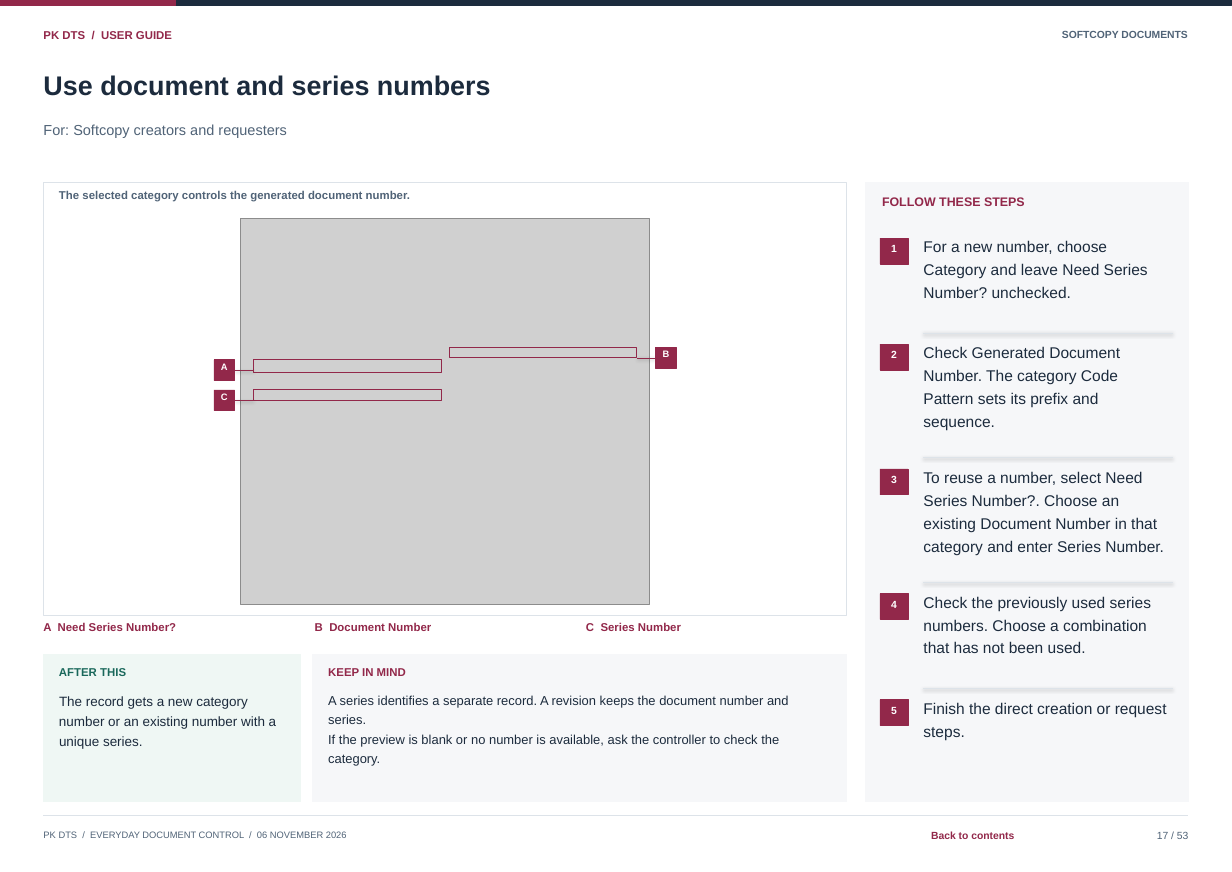
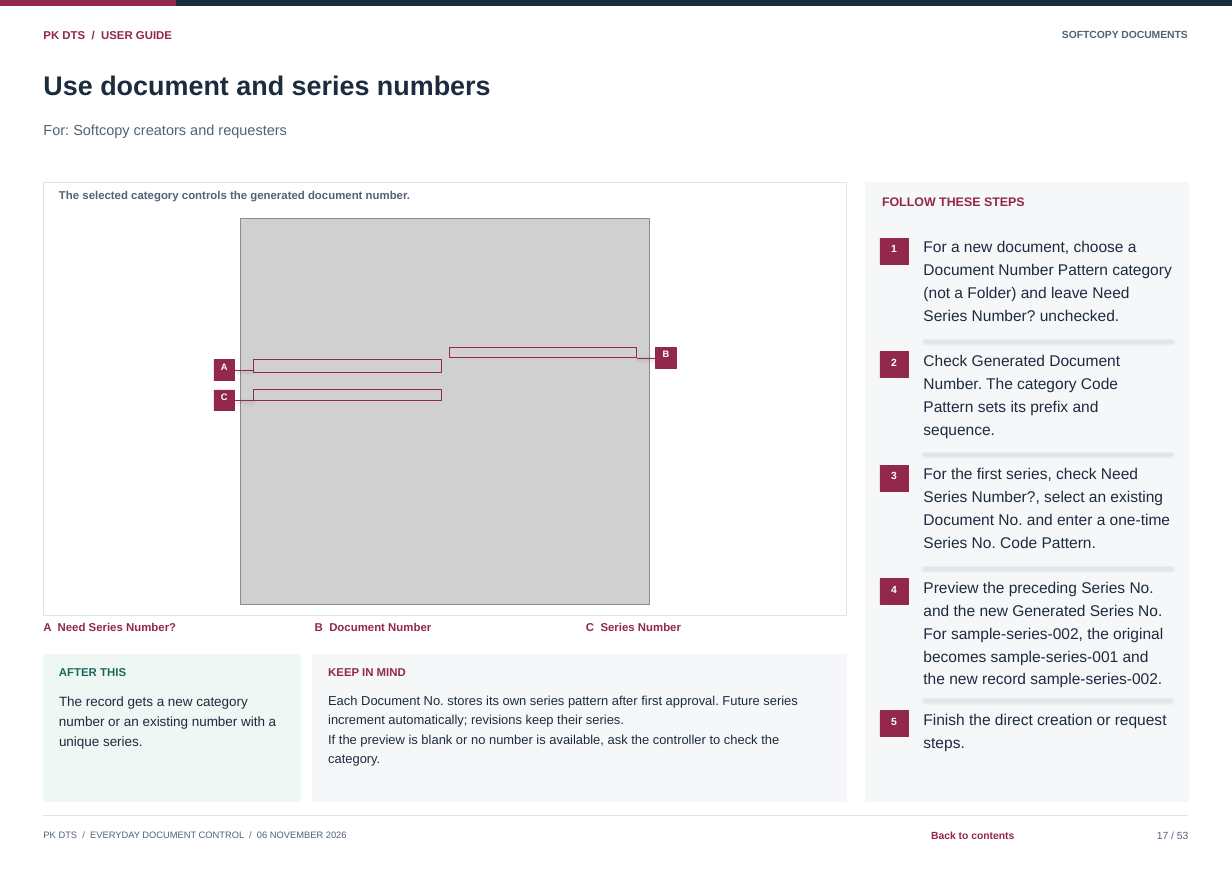
Before and after one commit to curib123/pk_document_tracking_system, a slide deck: slide 17 of docs/system-documentation/PK_DTS_User_Guide.pptx. Drawn at 1232x872 pixels with LibreOffice and Linux fonts; fonts in the diff are those of the drawing; grey boxes stand for pictures. Boxes give left, top, right and bottom in pixels: in the first picture for what was removed or moved away, otherwise in the second. Text is boxed around its words. In the diff, an @@ line names an element or a change of style, - is before the commit and + after.

```diff
--- a/docs/system-documentation/PK_DTS_User_Guide.pptx
+++ b/docs/system-documentation/PK_DTS_User_Guide.pptx
@@ text at box(923, 240, 1137, 254): text changed @@
-For a new number, choose
+For a new document, choose a
@@ text at box(923, 263, 1172, 279): text changed @@
-Category and leave Need Series
+Document Number Pattern category
@@ text added at box(923, 286, 1129, 302), 15 pt, text #1C2B3D @@
+(not a Folder) and leave Need
@@ text at box(923, 309, 1119, 321): text changed @@
-Number? unchecked.
+Series Number? unchecked.
@@ text "Check Generated Document": place and size @@
-text "Check Generated Document" at box(923, 346, 1120, 358)
+text "Check Generated Document" at box(923, 354, 1120, 366)
@@ text "Number. The category Code": place and size @@
-text "Number. The category Code" at box(923, 369, 1118, 385)
+text "Number. The category Code" at box(923, 377, 1118, 392)
@@ 1 line, 1 rectangle, 1 text: place and size @@
-1 line, 1 rectangle, 1 text at box(880, 458, 1173, 495)
+1 line, 1 rectangle, 1 text at box(880, 454, 1173, 491)
@@ text at box(923, 467, 1138, 481): text changed @@
-Series Number?. Choose an
+For the first series, check Need
@@ text removed at box(923, 471, 1142, 485) @@
-To reuse a number, select Need
@@ text at box(923, 490, 1163, 506): text changed @@
-existing Document Number in that
+Series Number?, select an existing
@@ text at box(923, 513, 1170, 525): text changed @@
-category and enter Series Number.
+Document No. and enter a one-time
@@ text added at box(923, 536, 1096, 548), 15 pt, text #1C2B3D @@
+Series No. Code Pattern.
@@ 1 line, 1 rectangle, 1 text: place and size @@
-1 line, 1 rectangle, 1 text at box(880, 582, 1173, 619)
+1 line, 1 rectangle, 1 text at box(880, 567, 1173, 604)
@@ text at box(923, 581, 1154, 596): text changed @@
-numbers. Choose a combination
+Preview the preceding Series No.
@@ text at box(923, 604, 1162, 616): text changed @@
-Check the previously used series
+and the new Generated Series No.
@@ text added at box(923, 627, 1163, 642), 15 pt, text #1C2B3D @@
+For sample-series-002, the original
@@ text removed at box(923, 641, 1086, 653) @@
-that has not been used.
@@ text added at box(923, 650, 1149, 665), 15 pt, text #1C2B3D @@
+becomes sample-series-001 and
@@ text added at box(923, 672, 1162, 688), 15 pt, text #1C2B3D @@
+the new record sample-series-002.
@@ text at box(328, 695, 797, 708): text changed @@
-A series identifies a separate record. A revision keeps the document number and
+Each Document No. stores its own series pattern after first approval. Future series
@@ text removed at box(328, 714, 366, 724) @@
-series.
@@ text added at box(328, 714, 624, 727), 12.5 pt, text #1C2B3D @@
+increment automatically; revisions keep their series.
@@ 6 texts, 2 lines, 2 rectangles: place and size @@
-6 texts, 2 lines, 2 rectangles at box(880, 332, 1173, 740)
+6 texts, 2 lines, 2 rectangles at box(880, 340, 1173, 751)
```
Also in this commit, not shown: 23 other slides changed, 22 other files.
